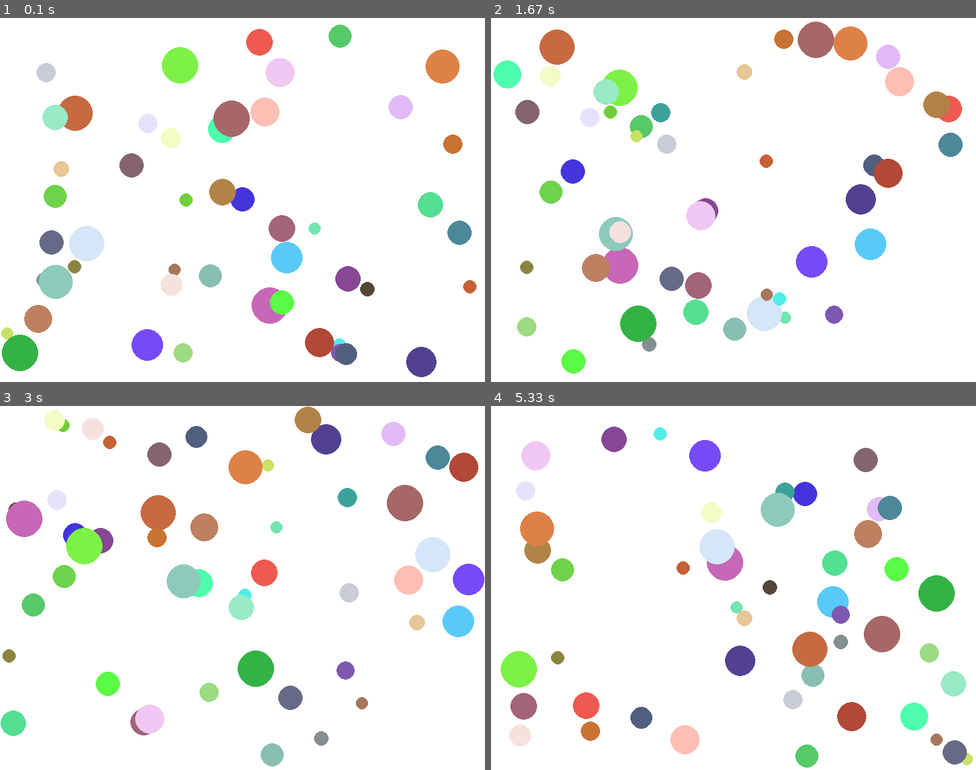
Above: before the commit, frames 1-4 (two rows, left to right).
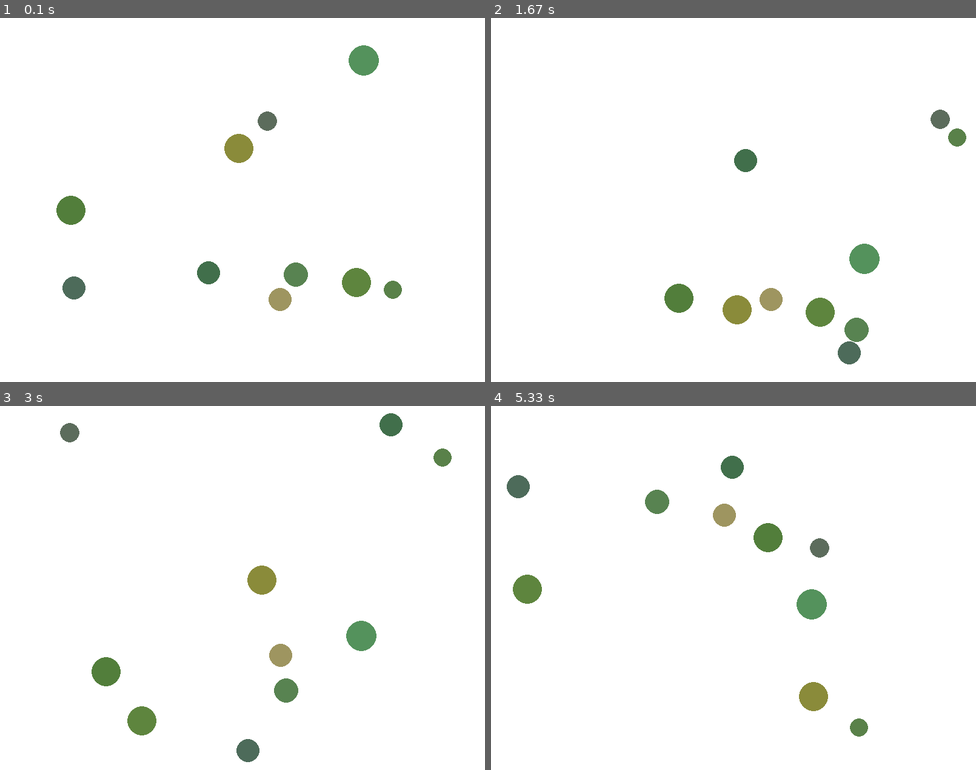
Above: after the commit, the same moments.

Repository: Mohitlumia/Projects
Game: pygame game, started from Simulation/pygame-simulation/Bouncing Balls/main.py
Two runs of this game, one before a commit and one after it. Both use one fixed random seed, a clock stepped at 60 frames per second and the inputs below.
Inputs:
- Up to frame 1 (0.1 s): no input
- Up to frame 2 (1.67 s): no input
- Up to frame 3 (3 s): no input
- Up to frame 4 (5.33 s): no input

The runs differ from the first frame. In frame 1, 15% of the frame differs, in the area x 0-99%, y 1-99%; in frame 2, 15%; in frame 3, 15%; in frame 4, 16%, in the area x 2-100%, y 5-100%.

Commit message:
added collision

Diff:
--- /dev/null
+++ b/Simulation/pygame-simulation/Bouncing Balls/functions/random_circles.py
@@ -0,0 +1,21 @@
+
+import random
+from objects.circles import Circles
+
+def random_circles(num_circles = 5, width = 800, height = 600):
+    circles_lis = []
+
+    for _ in range(num_circles): # Create 50 circles with random attributes
+        r = random.randint(15, 25)
+        x = random.randint(r, width - r)
+        y = random.randint(r, height - r)
+        vx = random.randint(0, 1) / 5
+        vy = random.randint(0, 1) / 5
+        color = (
+            random.randint(50, 200),
+            random.randint(100, 150),
+            random.randint(50, 100),
+        )
+
+        circles_lis.append(Circles(x, y, r, color, vx, vy))
+    return circles_lis
--- a/Simulation/pygame-simulation/Bouncing Balls/main.py
+++ b/Simulation/pygame-simulation/Bouncing Balls/main.py
@@ -1,6 +1,6 @@
 import pygame
 from objects.circles import Circles
-import random
+from functions.random_circles import random_circles
 
 
 def main():
@@ -14,21 +14,8 @@
     Circles.width = width
     Circles.height = height
 
-    circles_lis = []
-    for _ in range(50): # Create 50 circles with random attributes
-        r = random.randint(10, 30)
-        x = random.randint(r, width - r)
-        y = random.randint(r, height - r)
-        vx = random.uniform(-4, 4)
-        vy = random.uniform(-4, 4)
-        color = (
-            random.randint(50, 255),
-            random.randint(50, 255),
-            random.randint(50, 255),
-        )
-
-        circles_lis.append(Circles(x, y, r, color, vx, vy))
-
+    # Generate random circles
+    circles = random_circles(10, width, height)
 
     running = True
     while running:
@@ -37,11 +24,15 @@
                 running = False
 
         screen.fill((255, 255, 255))  # Clear the screen with white
-        for circle in circles_lis:    # Draw and update each circle
-            circle.update()
-            circle.draw(screen)
+        for i in range(len(circles)):  # Check collisions between circles
+            circles[i].update()
+            circles[i].draw(screen)
+            for j in range(i+1, len(circles)):
+                # Draw and update each circle
+                circles[i].update(circles[j])
+                circles[j].update()
         pygame.display.flip()
-        clock.tick(60)  # Limit to 60 frames per second
+        clock.tick(120)  # Limit to 60 frames per second
 
     pygame.quit()
 
--- a/Simulation/pygame-simulation/Bouncing Balls/objects/circles.py
+++ b/Simulation/pygame-simulation/Bouncing Balls/objects/circles.py
@@ -1,9 +1,13 @@
 import pygame
+import numpy as np
 
 class Circles():
 
-    width = 800
-    height = 600
+    width = 500
+    height = 500
+    friction = 0
+    restitution = 1
+
 
     def __init__(self, x, y, radius, color, vx, vy):
         self.x = x
@@ -12,18 +16,58 @@
         self.color = color
         self.vx = vx
         self.vy = vy
+        self.colided = False
 
-    def update(self):
+    def update(self, otherCircle=None):
         # Update position
         self.x += self.vx
         self.y += self.vy
 
+        self.collide_wall()
+        if otherCircle is not None:
+            self.collide_otherCircle(otherCircle)
+
+
+    def collide_wall(self):
         # Bounce from walls
-        if self.x - self.radius < 0 or self.x + self.radius > self.width:
+        if (self.x - self.radius < 0 and self.vx < 0) or (self.x + self.radius > self.width and self.vx > 0):
             self.vx = -self.vx
 
-        if self.y - self.radius < 0 or self.y + self.radius > self.height:
+        if (self.y - self.radius < 0 and self.vy < 0) or (self.y + self.radius > self.height and self.vy > 0):
             self.vy = -self.vy
 
+    def collide_otherCircle(self, otherCircle=None):
+
+        distance = np.linalg.norm(np.array([self.x, self.y]) - np.array([otherCircle.x, otherCircle.y]))
+        if distance > self.radius + otherCircle.radius:
+            return  # No collision
+        if distance == 0:
+            return
+        normalX = (self.x - otherCircle.x)/ distance
+        normalY = (self.y - otherCircle.y)/ distance
+
+        relativeSpeedAlongNormal = np.dot(np.array([self.vx - otherCircle.vx, self.vy - otherCircle.vy]), np.array([normalX, normalY]))
+        relativeSpeedAlongTangent = np.dot(np.array([self.vx - otherCircle.vx, self.vy - otherCircle.vy]), np.array([normalY, -normalX]))
+
+        forceX = relativeSpeedAlongTangent/2 * normalY * self.friction
+        forceY = relativeSpeedAlongTangent/2 * (-normalX) * self.friction
+
+        # Elastic or inelastic collision response
+        forceX += relativeSpeedAlongNormal/2 * normalX * (1 + self.restitution)
+        forceY += relativeSpeedAlongNormal/2 * normalY * (1 + self.restitution)
+
+        # Positional correction to avoid sinking
+        penetration = (self.radius + otherCircle.radius) - distance
+        self.x += penetration * normalX / 2
+        self.y += penetration * normalY / 2
+        otherCircle.x -= penetration * normalX / 2
+        otherCircle.y -= penetration * normalY / 2
+
+        self.vx -= forceX
+        self.vy -= forceY
+        otherCircle.vx += forceX
+        otherCircle.vy += forceY
+
+
     def draw(self, surface):
-        pygame.draw.circle(surface, self.color, (int(self.x), int(self.y)), self.radius)
+        pygame.draw.circle(surface, self.color, (self.x, self.y), self.radius)
